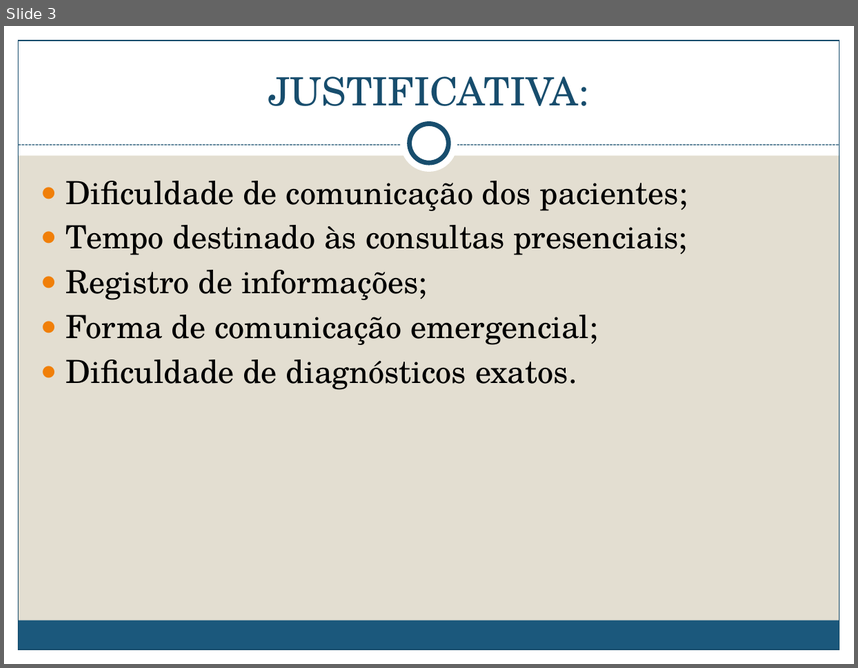
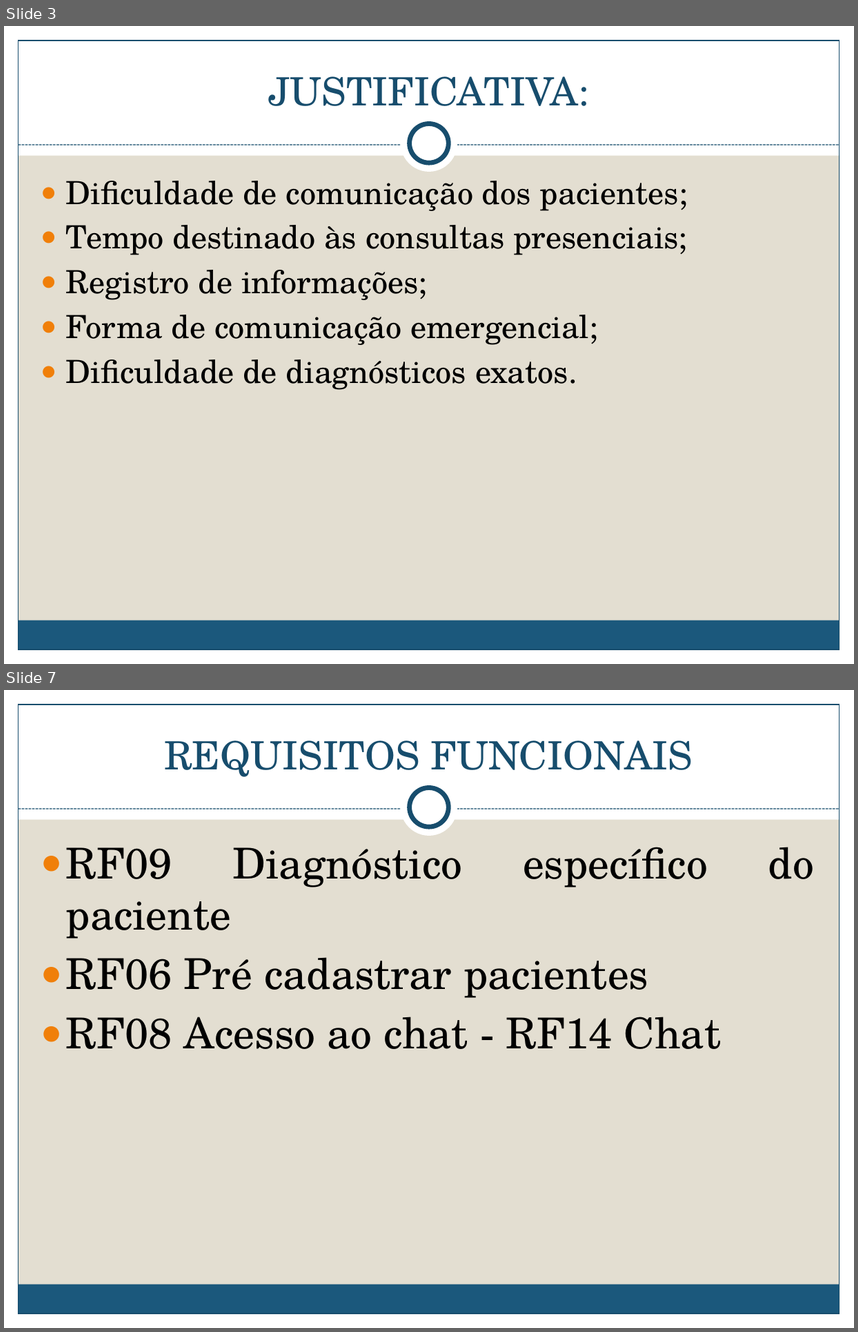
Before and after one commit to jhenitmj/PSIQ, a slide deck: DocumentoPSIQ/PSIQ.pptx. Shown one above the other, each under a label of ours: slide 3 before the commit, slides 3 and 7 after it; the slides between them are not shown. The pictures are 858x668 and 858x1332 pixels, drawn with LibreOffice and Linux fonts; fonts in the diff are those of the drawing. Boxes give left, top, right and bottom in pixels: in the first picture for what was removed or moved away, otherwise in the second. Text is boxed around its words. In the diff, an @@ line names an element or a change of style, - is before the commit and + after.

```diff
--- a/DocumentoPSIQ/PSIQ.pptx
+++ b/DocumentoPSIQ/PSIQ.pptx
@@ slide 7 added at <box>4,690,854,1328</box>, background #E3DED1; not listed: 9 template elements that a slide beside it also shows @@
@@ title added at <box>164,740,693,777</box>, 33 pt, text #184E6D @@
+REQUISITOS FUNCIONAIS
@@ text added at <box>66,847,721,1049</box>, 36 pt, text #000000 @@
+● RF09 Diagnóstico específico do paciente
+● RF06 Pré cadastrar pacientes
+● RF08 Acesso ao chat - RF14 Chat
```
Also in this commit, not shown: 2 slides changed, 6 other slides added.
